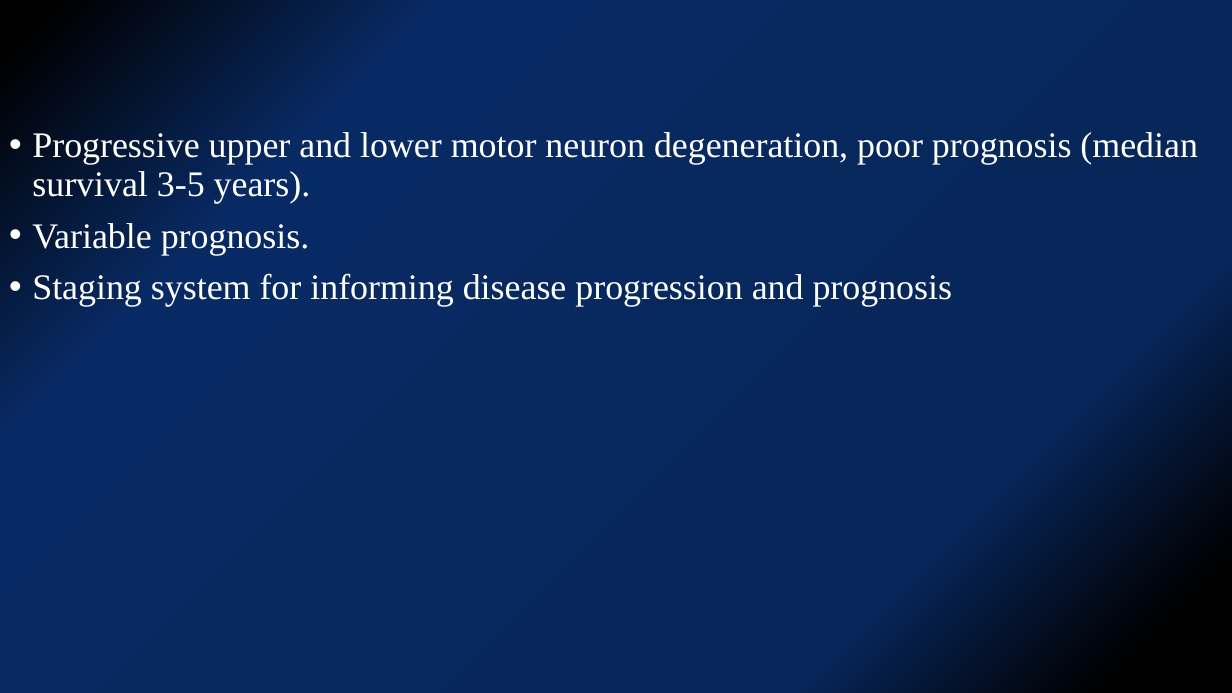
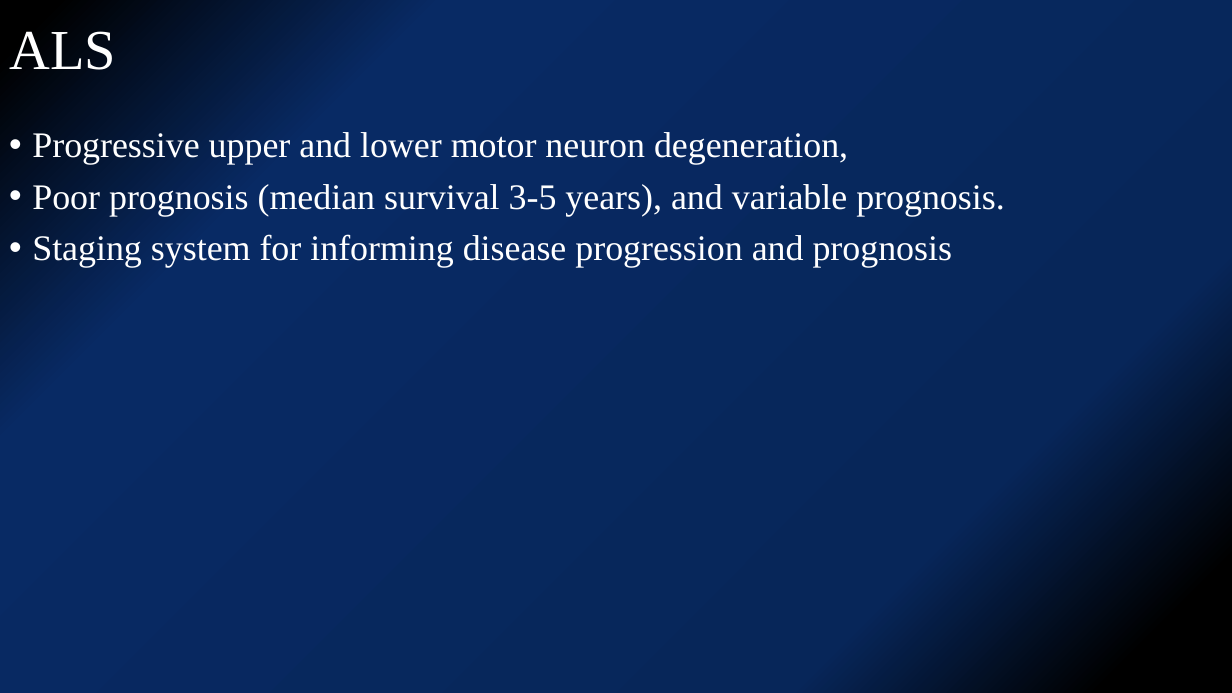
Before and after one commit to kjfdf/lecture, a slide deck: slide 4 of SNUH 심포지엄-유일한.pptx. Drawn at 1232x693 pixels with LibreOffice and Linux fonts; fonts in the diff are those of the drawing. Boxes give left, top, right and bottom in pixels: in the first picture for what was removed or moved away, otherwise in the second. Text is boxed around its words. In the diff, an @@ line names an element or a change of style, - is before the commit and + after.

```diff
--- a/SNUH 심포지엄-유일한.pptx
+++ b/SNUH 심포지엄-유일한.pptx
@@ title added at bbox=[9, 31, 116, 70], 44 pt, text #FFFFFF @@
+ALS
@@ text at bbox=[32, 132, 1005, 216]: text changed @@
-• Progressive upper and lower motor neuron degeneration, poor prognosis (median survival 3-5 years).
-• Variable prognosis.
+• Progressive upper and lower motor neuron degeneration,
+• Poor prognosis (median survival 3-5 years), and variable prognosis.
```
Also in this commit, not shown: 1 other slide changed.
